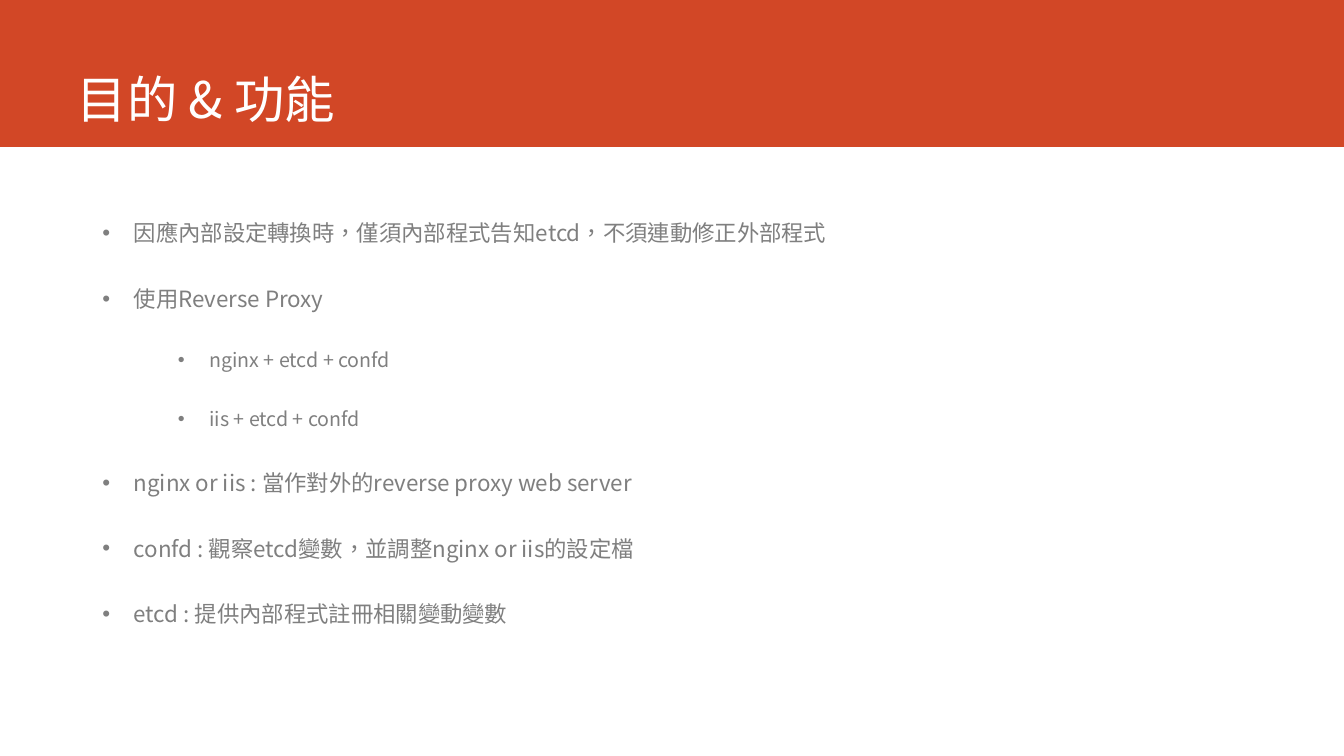
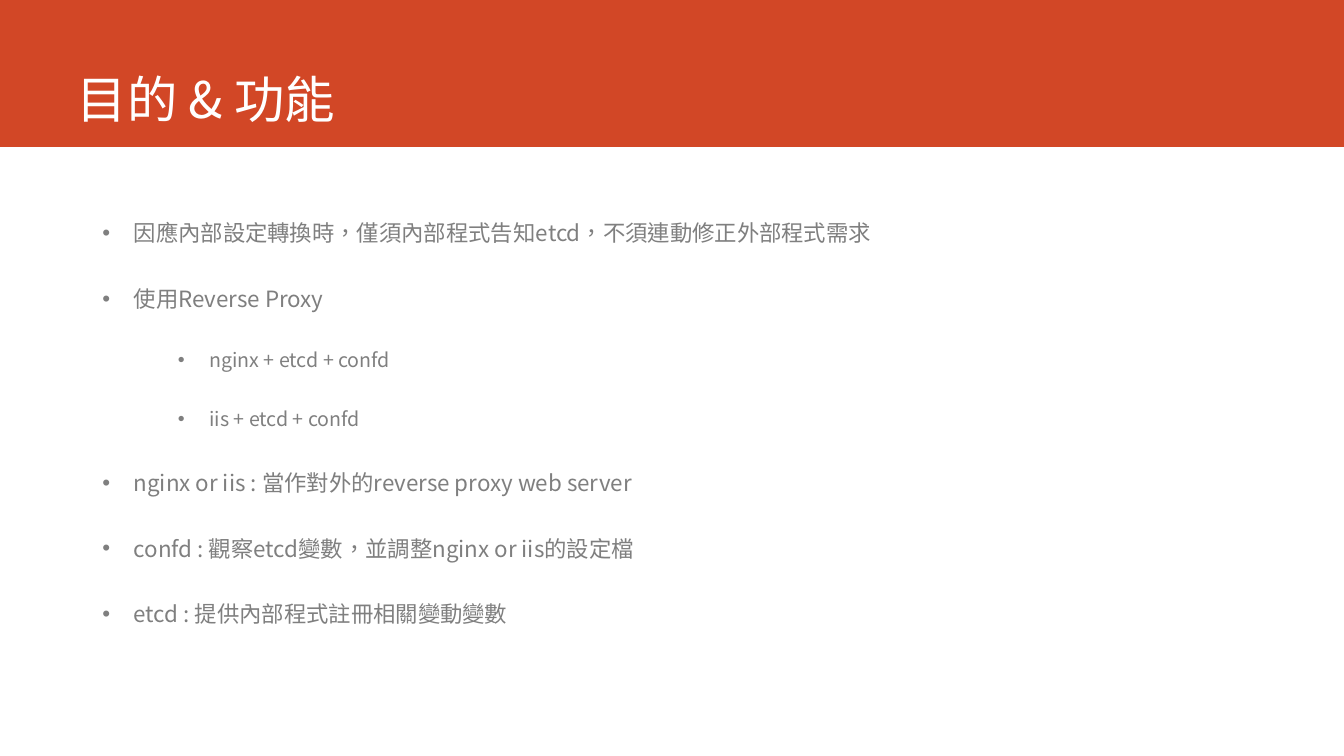
Before and after one commit to dinoliang/TemplateInfo, a slide deck: slide 2 of Reverse Proxy.ppt. Drawn at 1344x756 pixels with LibreOffice and Linux fonts; fonts in the diff are those of the drawing. Boxes give left, top, right and bottom in pixels: in the first picture for what was removed or moved away, otherwise in the second. Text is boxed around its words. In the diff, an @@ line names an element or a change of style, - is before the commit and + after.

```diff
--- a/Reverse Proxy.ppt
+++ b/Reverse Proxy.ppt
@@ text at bbox=[134, 222, 871, 243]: text changed @@
-• 因應內部設定轉換時，僅須內部程式告知etcd，不須連動修正外部程式
+• 因應內部設定轉換時，僅須內部程式告知etcd，不須連動修正外部程式需求
```
Also in this commit, not shown: 6 other slides changed.
